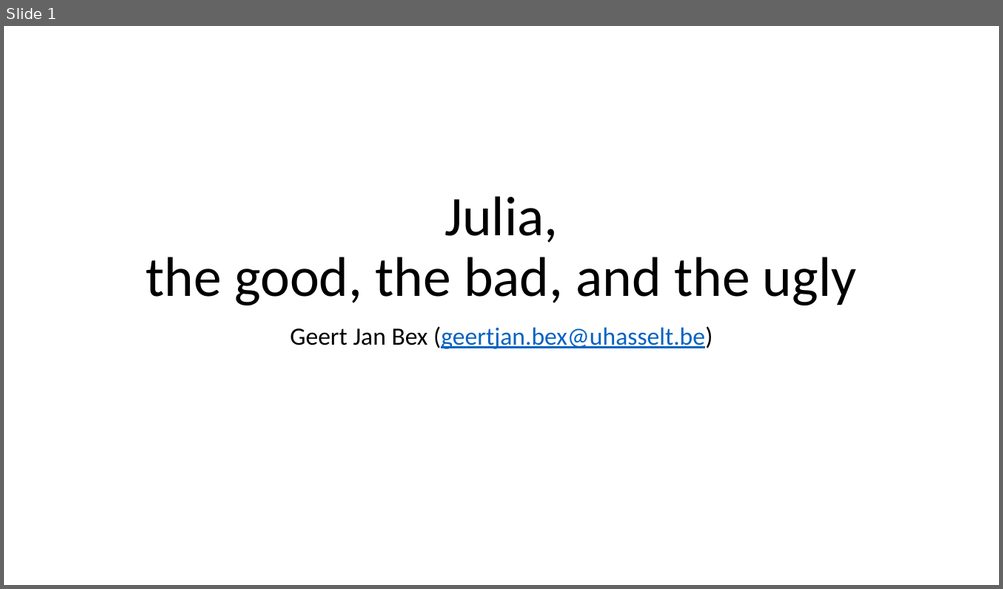
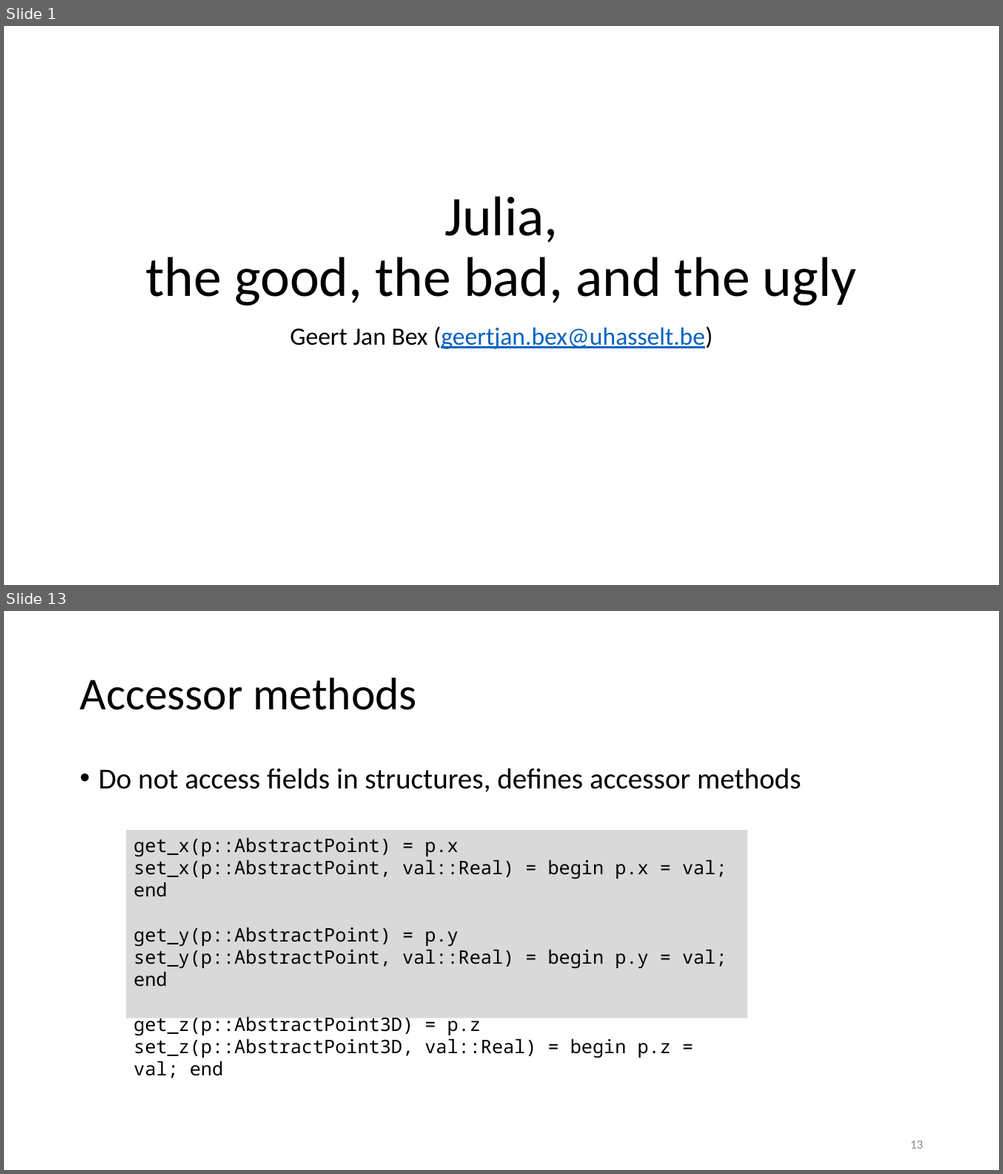
Before and after one commit to gjbex/Julia_good_bad_ugly, a slide deck: Julia,_good_back_ugly.pptx. Shown one above the other, each under a label of ours: slide 1 before the commit, slides 1 and 13 after it; the slides between them are not shown. The pictures are 1003x589 and 1003x1174 pixels, drawn with LibreOffice and Linux fonts; fonts in the diff are those of the drawing. Boxes give left, top, right and bottom in pixels: in the first picture for what was removed or moved away, otherwise in the second. Text is boxed around its words. In the diff, an @@ line names an element or a change of style, - is before the commit and + after.

Commit message:
Add slides on abstract types, subtypes and traits

```diff
--- a/Julia,_good_back_ugly.pptx
+++ b/Julia,_good_back_ugly.pptx
@@ slide 13 added at [4,611,999,1170], background #FFFFFF @@
@@ title added at [79,678,417,710], 44 pt, text #000000 @@
+Accessor methods
@@ text added at [99,768,801,792], 28 pt, text #000000 @@
+• Do not access fields in structures, defines accessor methods
@@ rectangle added at [126,830,747,1019], fill #D9D9D9, 18 pt, text #000000 @@
+get_x(p::AbstractPoint) = p.x
+set_x(p::AbstractPoint, val::Real) = begin p.x = val; end
+get_y(p::AbstractPoint) = p.y
+set_y(p::AbstractPoint, val::Real) = begin p.y = val; end
+get_z(p::AbstractPoint3D) = p.z
+set_z(p::AbstractPoint3D, val::Real) = begin p.z = val; end
@@ page number added at [910,1141,922,1149], 12 pt, text #8C8C8C @@
+13
```
Also in this commit, not shown: 11 slides changed, 4 other slides added, 1 slide removed.
